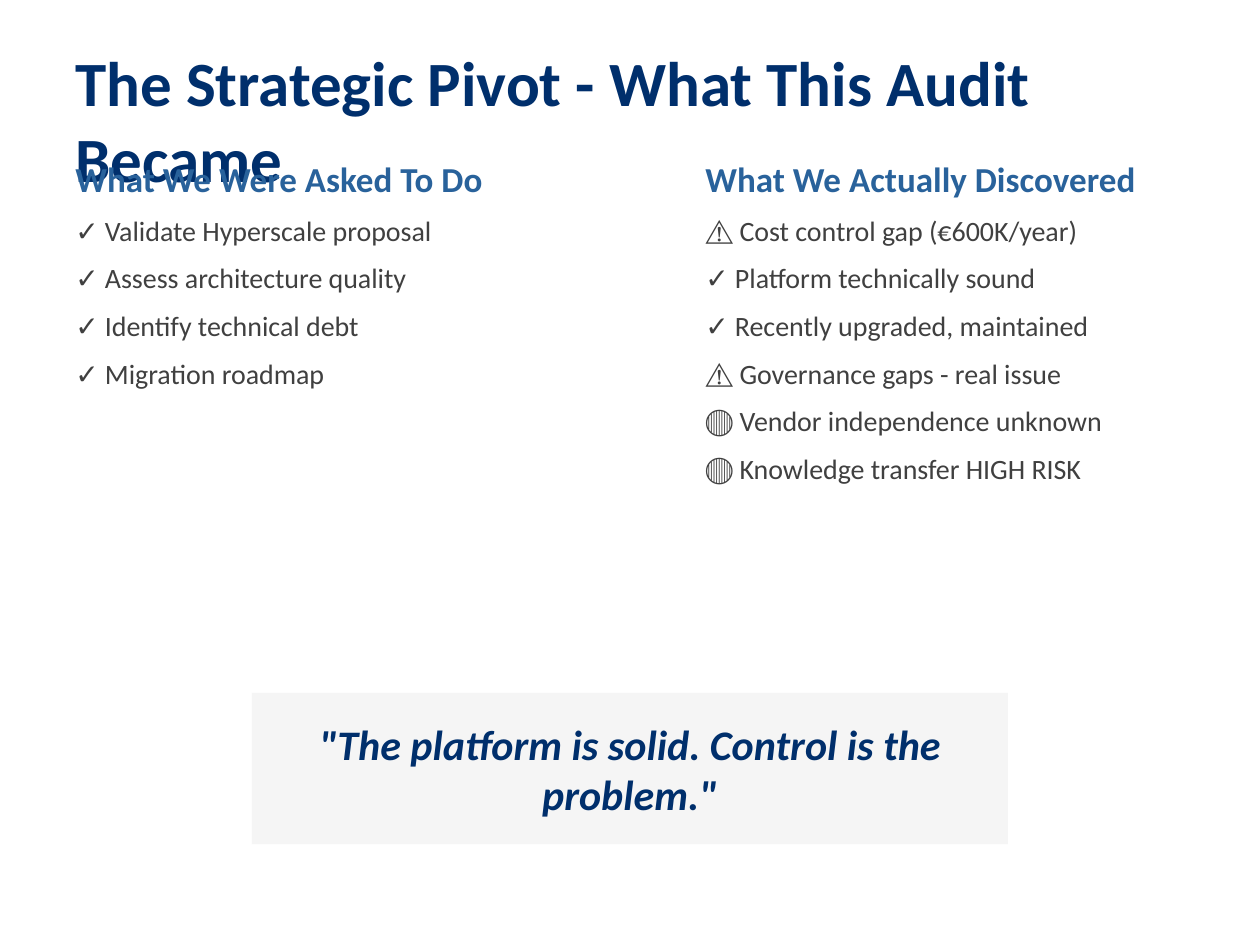
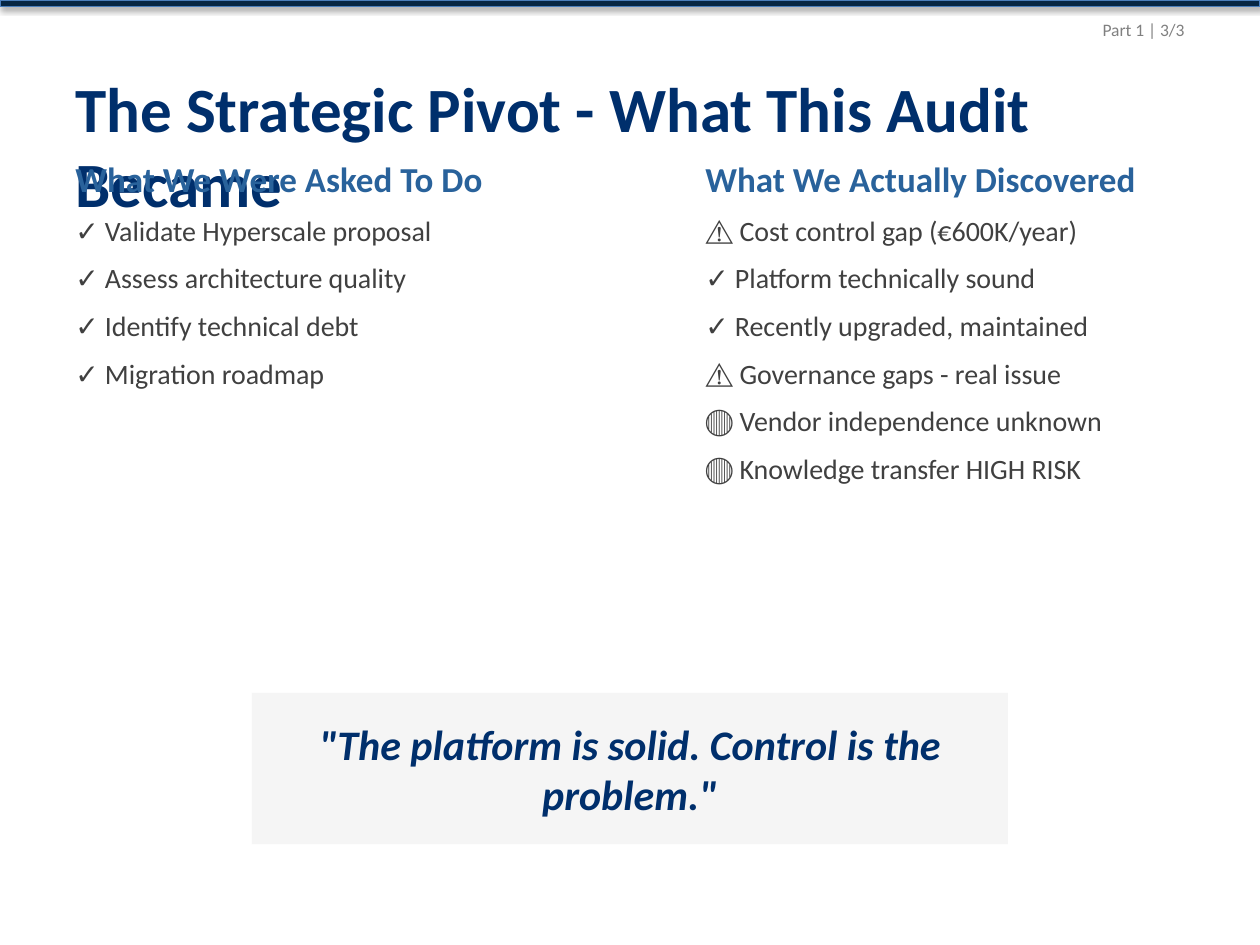
Before and after one commit to elbabass/audit_cisac, a slide deck: slide 3 of docs/deliverables/first-restitution-2025-11-24/powerpoint/part1-journey-v2.pptx. Drawn at 1260x945 pixels with LibreOffice and Linux fonts; fonts in the diff are those of the drawing. Boxes give left, top, right and bottom in pixels: in the first picture for what was removed or moved away, otherwise in the second. Text is boxed around its words. In the diff, an @@ line names an element or a change of style, - is before the commit and + after.

Commit message:
doc: Enhance PowerPoint Part 1 with Teragone branding
Apply professional Teragone-Factory design to Part 1 presentation:

Slide 1 (Hero):
- Dark blue Teragone background (#062643) with white text
- Dual logo placement: CISAC (top-left) + Teragone (top-right)
- Professional contrast and typography hierarchy

Slides 2-3 (Content):
- Thin horizontal accent bar at top (Teragone blue)
- Consistent slide numbering ("Part 1 | 2/3")
- Teragone color palette applied throughout

Color scheme:
- Primary: Teragone Dark Blue (#062643)
- Accents: Teragone Blue (#002f6c), Light Blue (#29629b)
- Text: White on dark, dark gray on light
- CISAC red reserved for client logo only

Technical:
- Updated generate_part1_pptx.py with branding functions
- Logo assets converted and ready
- Reusable header branding function for future parts

```diff
--- a/docs/deliverables/first-restitution-2025-11-24/powerpoint/part1-journey-v2.pptx
+++ b/docs/deliverables/first-restitution-2025-11-24/powerpoint/part1-journey-v2.pptx
@@ rectangle added at <box>0,0,1260,6</box>, fill #062643, outline #4B7EBC 0.75 pt @@
@@ text added at <box>1103,24,1184,37</box>, 10 pt, text #808080 @@
+Part 1 | 3/3
@@ text "The Strategic Pivot - What ..." rewrapped from <box>75,61,1029,193</box> to <box>75,87,1029,223</box> @@
```
Also in this commit, not shown: 2 other slides changed, 1 other file.
